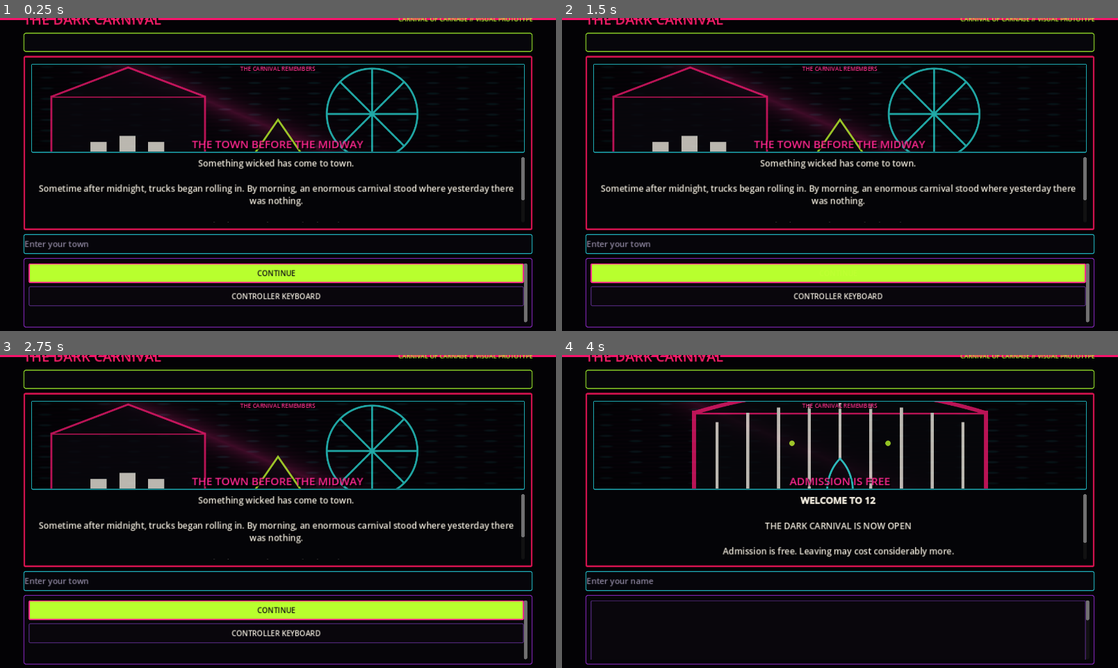
Above: before the commit, frames 1-4 (two rows, left to right).
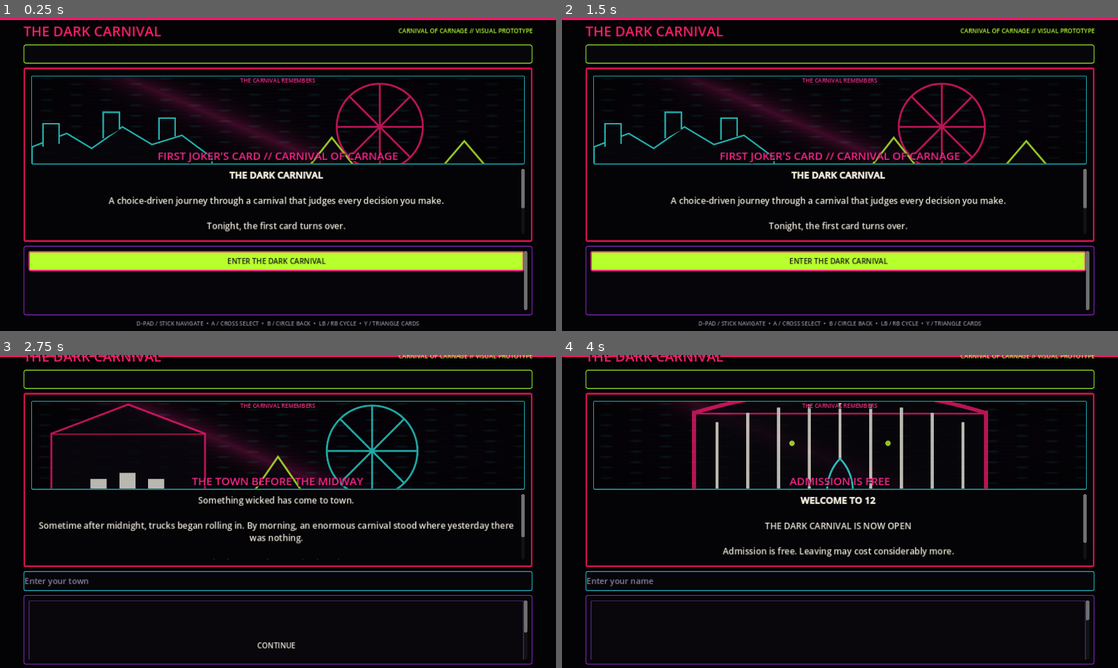
Above: after the commit, the same moments.

Repository: d1inthechamber/Dark-Carnival
Game: Godot game, scene res://scenes/Main.tscn
Same seed, same stepped clock (60 frames per second), same inputs: the game is played once before the commit and once after it.
Inputs (mouse positions are in pixels of both pictures, inside the frame that each line leads up to):
- Up to frame 1 (0.25 s): no input
- Up to frame 2 (1.5 s): click (840, 271) at 0.5 s, where only the run before the commit has a clickable "CONTINUE"; click (840, 271) at 1.25 s, where only the run before the commit has a clickable "CONTINUE"
- Up to frame 3 (2.75 s): click (278, 599) at 2 s, where only the run after the commit has a clickable "ENTER THE DARK CARNIVAL"
- Up to frame 4 (4 s): click (840, 580) at 2.77 s; type "12" at 2.85 s; click "CONTINUE" at 3.5 s

The runs differ from the first frame. In frame 1, 25% of the frame differs, in the area x 4-96%, y 0-99%; in frame 2, 26%; in frame 3, 6.9%; in frame 4, nothing differs.

Commit message:
Add proper title screen and chapter entry flow

Diff:
--- a/scripts/Main.gd
+++ b/scripts/Main.gd
@@ -46,7 +46,18 @@
 @onready var art_silhouette: TextureRect = $Margin/VBox/ComicFrame/Margin/Layout/ArtStage/Silhouette
 
 func _ready() -> void:
-	show_town_prompt()
+	show_title_screen()
+
+func show_title_screen() -> void:
+	current_context = "title"
+	title.text = "THE DARK CARNIVAL"
+	input.visible = false
+	set_card_shell(false)
+	set_scene("FIRST JOKER'S CARD // CARNIVAL OF CARNAGE")
+	story.text = "[center][b]THE DARK CARNIVAL[/b]\n\nA choice-driven journey through a carnival that judges every decision you make.\n\nTonight, the first card turns over.\n\n[b]CARNIVAL OF CARNAGE[/b]\n\n[i]The Carnival remembers everything.[/i][/center]"
+	clear_choices()
+	add_choice("ENTER THE DARK CARNIVAL", show_town_prompt)
+	update_hud(false)
 
 func _input(event: InputEvent) -> void:
 	if event is InputEventJoypadButton:
@@ -349,7 +360,7 @@
 func reset_game() -> void:
 	health=100; resolve=100; cash=60; food=3; faygo=2; tickets=0; history.clear()
 	for key in morality.keys(): morality[key]=0
-	town=""; player_name=""; input.text=""; show_town_prompt()
+	town=""; player_name=""; input.text=""; show_title_screen()
 
 func record(event_name:String, choice:String) -> void:
 	history.append({"event":event_name,"choice":choice,"health":health,"resolve":resolve,"cash":cash,"faygo":faygo,"tickets":tickets})
@@ -471,6 +482,8 @@
 		thief_resume()
 	elif current_context=="name_entry":
 		input.text=""; town=""; show_town_prompt()
+	elif current_context=="town_entry":
+		input.text=""; show_title_screen()
 
 func rumble(weak:float=.25,strong:float=.55,duration:float=.18) -> void:
 	if Input.get_connected_joypads().has(last_controller_device): Input.start_joy_vibration(last_controller_device,weak,strong,duration)
